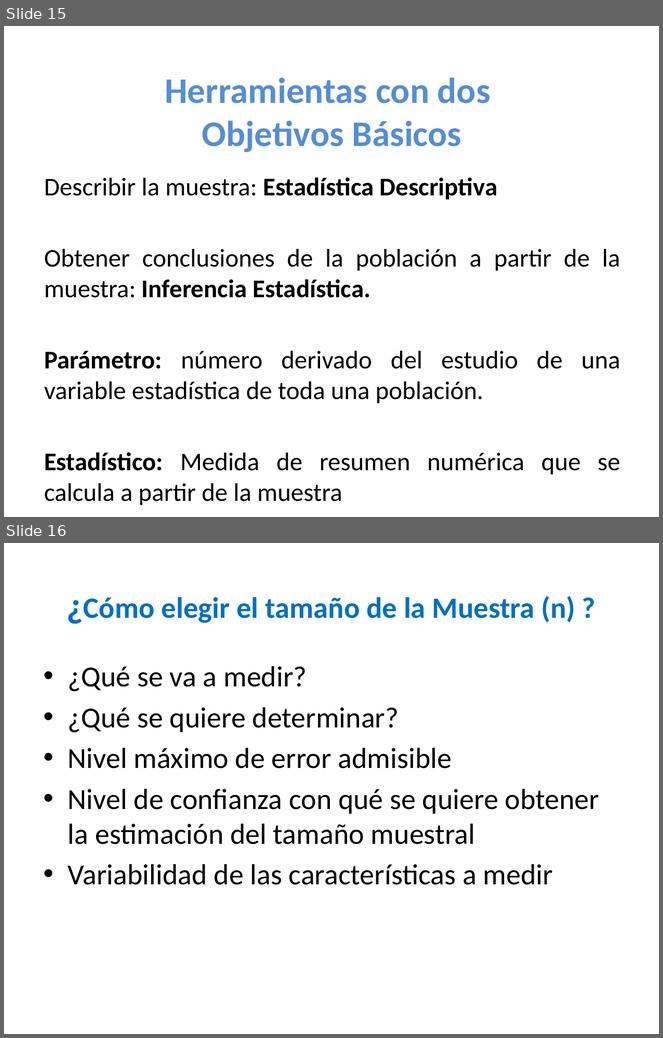
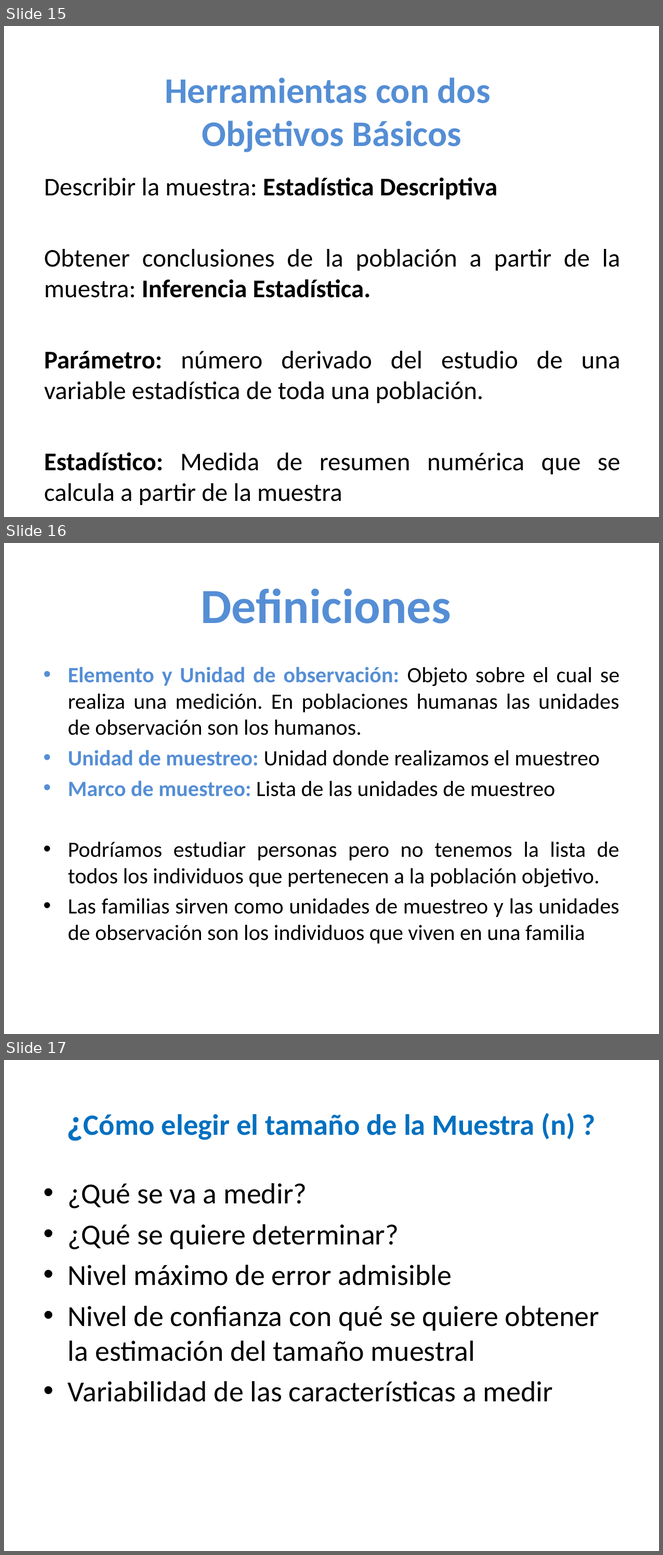
Before and after one commit to estadisticaITM/estadisticaITM.github.io, a slide deck: Tamaños de muestra.pptx. Shown one above the other, each under a label of ours: slides 15 and 16 before the commit, slides 15, 16 and 17 after it. The pictures are 663x1038 and 663x1555 pixels, drawn with LibreOffice and Linux fonts; fonts in the diff are those of the drawing. Boxes give left, top, right and bottom in pixels: in the first picture for what was removed or moved away, otherwise in the second. Text is boxed around its words. In the diff, an @@ line names an element or a change of style, - is before the commit and + after.

```diff
--- a/Tamaños de muestra.pptx
+++ b/Tamaños de muestra.pptx
@@ slide 16 added at box(4, 543, 659, 1034), background #FFFFFF @@
@@ title added at box(201, 588, 451, 624), 54 pt, text #558ED5, bold @@
+Definiciones
@@ text added at box(68, 667, 620, 944), 24 pt, text #000000 @@
+• Elemento y Unidad de observación: Objeto sobre el cual se realiza una medición. En poblaciones humanas las unidades de observación son los humanos.
+• Unidad de muestreo: Unidad donde realizamos el muestreo
+• Marco de muestreo: Lista de las unidades de muestreo
+• Podríamos estudiar personas pero no tenemos la lista de todos los individuos que pertenecen a la población objetivo.
+• Las familias sirven como unidades de muestreo y las unidades de observación son los individuos que viven en una familia
@@ what was slide 16 is now slide 17 @@
```
Also in this commit, not shown: 7 slides changed, 3 other slides added, 2 slides removed, 28 other files.
